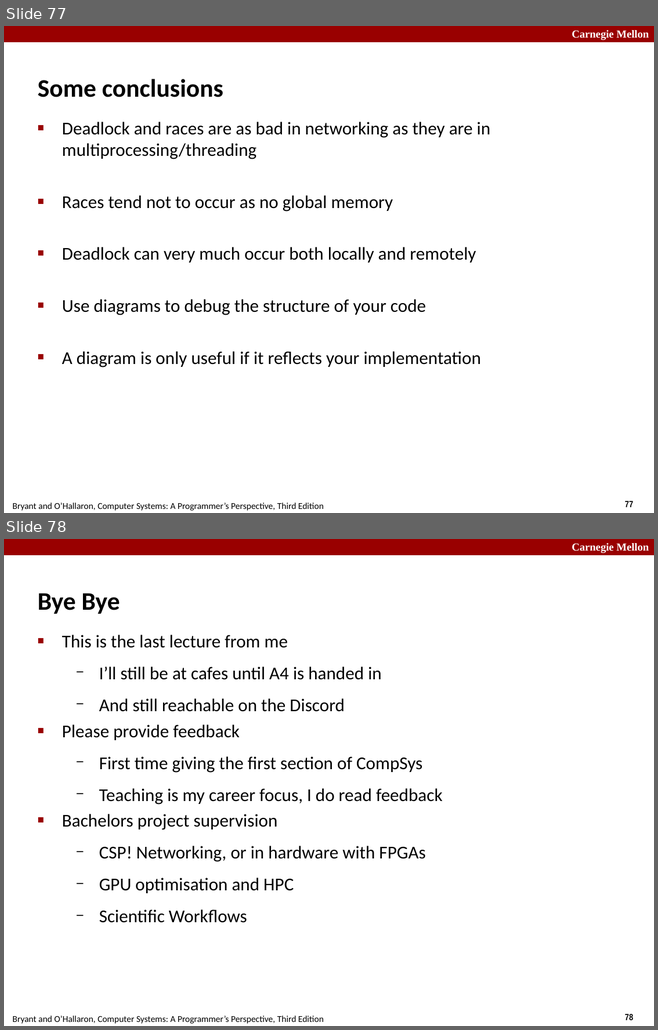
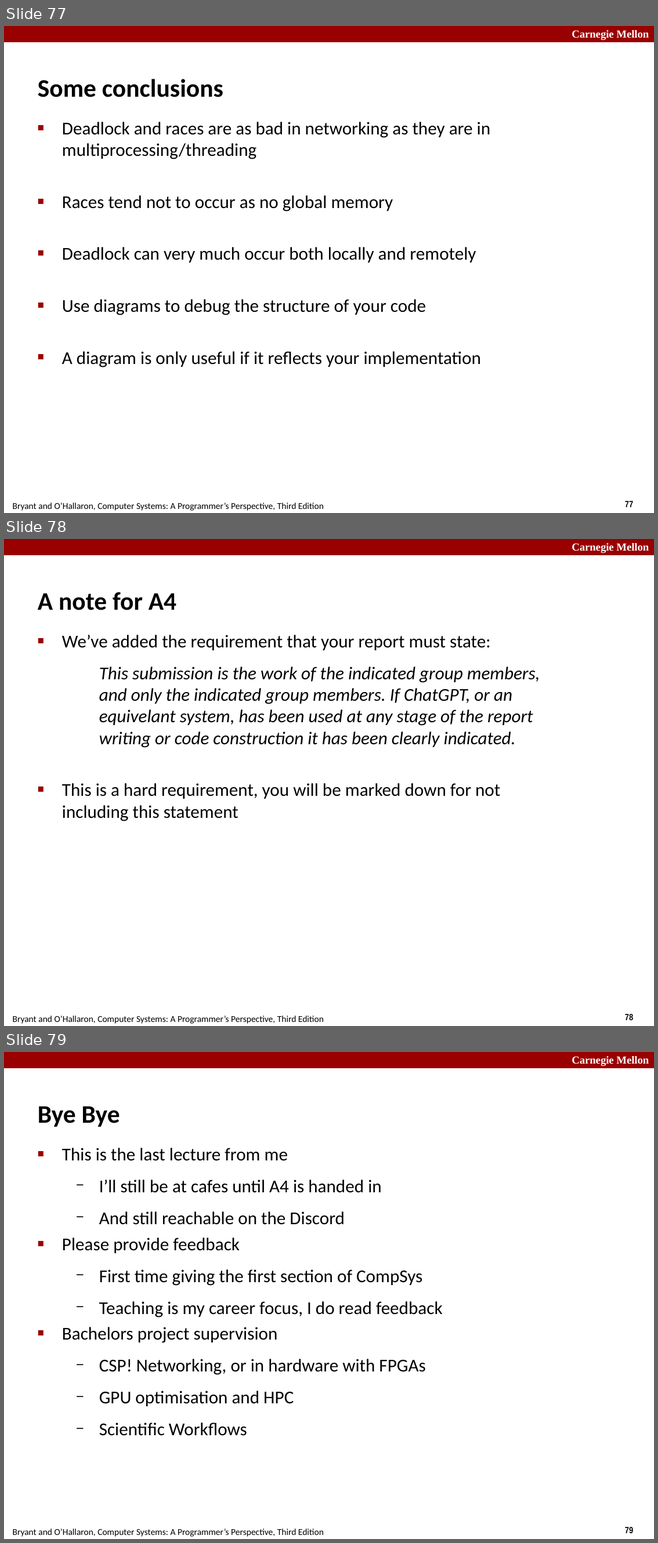
Before and after one commit to diku-compSys/compSys-e2023-pub, a slide deck: lectures/23-11-20_server_performance/performance.odp. Shown one above the other, each under a label of ours: slides 77 and 78 before the commit, slides 77, 78 and 79 after it. The pictures are 658x1030 and 658x1543 pixels, drawn with LibreOffice and Linux fonts; fonts in the diff are those of the drawing. Boxes give left, top, right and bottom in pixels: in the first picture for what was removed or moved away, otherwise in the second. Text is boxed around its words. In the diff, an @@ line names an element or a change of style, - is before the commit and + after.

Commit message:
edits to mondays lecture

```diff
--- a/lectures/23-11-20_server_performance/performance.odp
+++ b/lectures/23-11-20_server_performance/performance.odp
@@ slide 78 added at bbox=[4, 539, 654, 1026], background #FFFFFF; not listed: 4 template elements that a slide beside it also shows @@
@@ title added at bbox=[38, 592, 176, 610], 28 pt, text #000000, bold @@
+A note for A4
@@ text added at bbox=[62, 635, 540, 821], 20 pt, text #000000, italic @@
+■ We’ve added the requirement that your report must state:
+  This submission is the work of the indicated group members, and only the indicated group members. If ChatGPT, or an equivelant system, has been used at any stage of the report writing or code construction it has been clearly indicated.
+■ This is a hard requirement, you will be marked down for not including this statement
@@ what was slide 78 is now slide 79 @@
```
Also in this commit, not shown: 1 other file.
